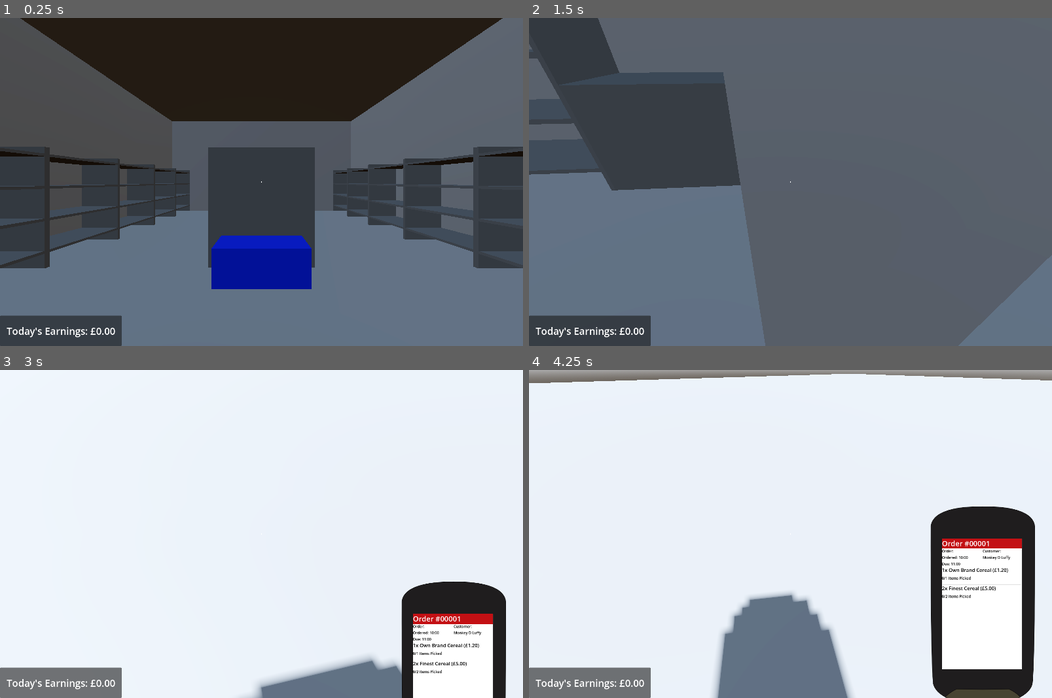
Above: before the commit, frames 1-4 (two rows, left to right).
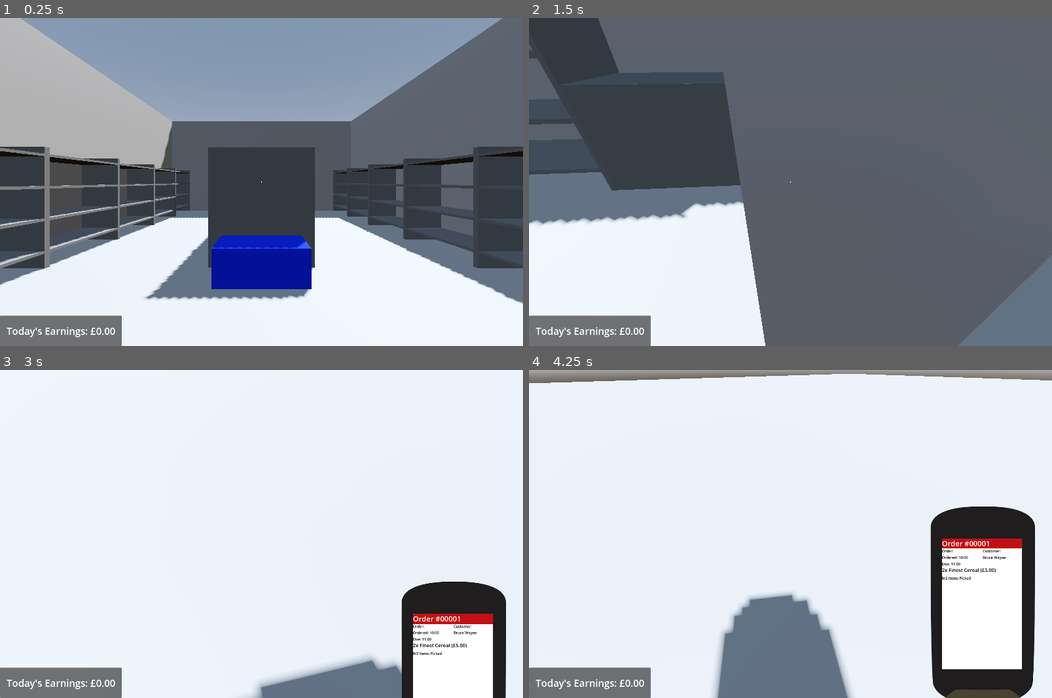
Above: after the commit, the same moments.

Repository: Allus-Interactive/speedy-shopper
Game: Godot game, scene res://game/world/shop/shop.tscn
Same seed, same stepped clock (60 frames per second), same inputs: the game is played once before the commit and once after it.
Inputs (mouse positions are in pixels of both pictures, inside the frame that each line leads up to):
- Up to frame 1 (0.25 s): no input
- Up to frame 2 (1.5 s): tap Enter at 0.5 s; move the mouse to (905, 165) at 0.52 s; hold D (product_rotate_right) 0.53-1.28 s; tap E (interact) at 0.6, 1.35 s; click (905, 165) at 0.67 s; tap Space at 1.25 s; move the mouse to (764, 182) at 1.27 s; hold W (forwards) from 1.28 s (still down)
- Up to frame 3 (3 s): keep holding W (forwards); tap Enter at 2 s; move the mouse to (271, 527) at 2.02 s; hold R (replace) 2.03-2.78 s; tap E (interact) at 2.3 s; move the mouse to (256, 540) at 2.77 s; tap T (toggle_scanner) at 2.85 s; click (256, 540) at 2.92 s
- Up to frame 4 (4.25 s): keep holding W (forwards); tap E (interact) at 3.05, 3.6 s; move the mouse to (827, 537) at 3.52 s

The runs differ from the first frame. In frame 1, 56% of the frame differs, in the area x 0-100%, y 0-100%; in frame 2, 17%; in frame 3, 0.2%; in frame 4, 0.2%.

Commit message:
updated product and order resource structure

Diff:
--- a/godot-project/game/global/job_manager.gd
+++ b/godot-project/game/global/job_manager.gd
@@ -9,77 +9,28 @@
 func _ready() -> void:
 	# Temp set up for available orders
 	# TODO: implement auto generation for orders
+
 	var order_1_item_1 := OrderItemData.new()
-	order_1_item_1.product_name = "Own Brand Cereal"
-	order_1_item_1.barcode_value = 1
-	order_1_item_1.required_quantity = 1
-	order_1_item_1.product_price = 1.20
+	var order_1_product_info := Item.new()
 
-	var order_1_item_2 := OrderItemData.new()
-	order_1_item_2.product_name = "Standard Cereal"
-	order_1_item_2.barcode_value = 2
-	order_1_item_2.required_quantity = 2
-	order_1_item_2.product_price = 1.80
+	order_1_product_info.product_name = "Finest Cereal"
+	order_1_product_info.barcode_value = 3
 
-	var order_1_item_3 := OrderItemData.new()
-	order_1_item_3.product_name = "Finest Cereal"
-	order_1_item_3.barcode_value = 3
-	order_1_item_3.required_quantity = 2
-	order_1_item_3.product_price = 2.50
+	order_1_item_1.product_info = order_1_product_info
+	order_1_item_1.required_quantity = 2
+	order_1_item_1.product_price = 2.50
 
 	var order := OrderData.new()
 	order.shop_name = "ScotMid"
 	order.order_id = 1
-	order.items = [order_1_item_1, order_1_item_3]
+	order.items = [order_1_item_1]
 	order.delivery_address = "Pickup"
-	order.customer = "Monkey D Luffy"
+	order.customer = "Bruce Wayne"
 	order.order_placed = "10:00"
 	order.delivery_time = "11:00"
-	order.price = 8.60
+	order.price = 5
 
 	available_orders.append(order)
-
-	var order_2_item_1 := OrderItemData.new()
-	order_2_item_1.product_name = "Standard Cereal"
-	order_2_item_1.barcode_value = 2
-	order_2_item_1.required_quantity = 2
-	order_2_item_1.product_price = 1.80
-
-	var order_2_item_2 := OrderItemData.new()
-	order_2_item_2.product_name = "Own Brand Cereal"
-	order_2_item_2.barcode_value = 1
-	order_2_item_2.required_quantity = 1
-	order_2_item_2.product_price = 1.20
-
-	var order_2 := OrderData.new()
-	order_2.shop_name = "ScotMid"
-	order_2.order_id = 2
-	order_2.items = [order_2_item_1, order_2_item_2]
-	order_2.delivery_address = "Pickup"
-	order_2.customer = "Bruce Wayne"
-	order_2.order_placed = "11:00"
-	order_2.delivery_time = "12:00"
-	order_2.price = 4.80
-
-	available_orders.append(order_2)
-
-	var order_3_item_1 := OrderItemData.new()
-	order_3_item_1.product_name = "Own Brand Cereal"
-	order_3_item_1.barcode_value = 1
-	order_3_item_1.required_quantity = 1
-	order_3_item_1.product_price = 1.20
-
-	var order_3 := OrderData.new()
-	order_3.shop_name = "ScotMid"
-	order_3.order_id = 3
-	order_3.items = [order_3_item_1]
-	order_3.delivery_address = "Pickup"
-	order_3.customer = "Tony Stark"
-	order_3.order_placed = "13:00"
-	order_3.delivery_time = "14:00"
-	order_3.price = 1.20
-
-	available_orders.append(order_3)
 
 func select_order_by_id(id: int) -> void:
 	for order in available_orders:
--- a/godot-project/game/global/order_manager.gd
+++ b/godot-project/game/global/order_manager.gd
@@ -14,7 +14,7 @@
 	var items: Array[OrderItemData] =  active_order.items
 
 	for item in items:
-		if item.barcode_value == barcode_value:
+		if item.product_info.barcode_value == barcode_value:
 			var required_qty = item.required_quantity
 			var scanned_qty = item.scanned_quantity
 
--- /dev/null
+++ b/godot-project/game/resources/item/item.gd
@@ -0,0 +1,6 @@
+extends Resource
+
+class_name Item
+
+@export var product_name: String
+@export var barcode_value: int
--- /dev/null
+++ b/godot-project/game/resources/item/resources/finest_brand_cereal.tres
@@ -0,0 +1,9 @@
+[gd_resource type="Resource" script_class="Item" format=3 uid="uid://yply6q8k047l"]
+
+[ext_resource type="Script" uid="uid://siedaem41o6s" path="res://game/resources/item/item.gd" id="1_21xmg"]
+
+[resource]
+script = ExtResource("1_21xmg")
+product_name = "Finest Cereal"
+barcode_value = 3
+metadata/_custom_type_script = "uid://siedaem41o6s"
--- /dev/null
+++ b/godot-project/game/resources/item/resources/own_brand_cereal.tres
@@ -0,0 +1,9 @@
+[gd_resource type="Resource" script_class="Item" format=3 uid="uid://ctib5xbxn10ty"]
+
+[ext_resource type="Script" uid="uid://siedaem41o6s" path="res://game/resources/item/item.gd" id="1_23lr5"]
+
+[resource]
+script = ExtResource("1_23lr5")
+product_name = "Own Brand Cereal"
+barcode_value = 1
+metadata/_custom_type_script = "uid://siedaem41o6s"
--- /dev/null
+++ b/godot-project/game/resources/item/resources/standard_cereal.tres
@@ -0,0 +1,9 @@
+[gd_resource type="Resource" script_class="Item" format=3 uid="uid://771nmd3su8ww"]
+
+[ext_resource type="Script" uid="uid://siedaem41o6s" path="res://game/resources/item/item.gd" id="1_ajye3"]
+
+[resource]
+script = ExtResource("1_ajye3")
+product_name = "Standard Cereal"
+barcode_value = 2
+metadata/_custom_type_script = "uid://siedaem41o6s"
--- a/godot-project/game/resources/orders/order_item_data.gd
+++ b/godot-project/game/resources/orders/order_item_data.gd
@@ -2,8 +2,7 @@
 
 class_name OrderItemData
 
-@export var product_name: String = ""
-@export var barcode_value: int = 0
+@export var product_info: Item
 @export var required_quantity: int = 1
 @export var scanned_quantity: int = 0
 @export var product_price: float = 0
--- a/godot-project/game/resources/products/placeholder/product_placeholder.gd
+++ b/godot-project/game/resources/products/placeholder/product_placeholder.gd
@@ -24,19 +24,19 @@
 	if product_data == null:
 		return "Press E to inspect"
 
-	return "%s\nPress E to inspect" % product_data.product_name
+	return "%s\nPress E to inspect" % product_data.product_info.product_name
 
 func on_barcode_clicked() -> bool:
 	if product_data == null:
 		return false
 
-	var success = TheOrderManager.scan_product(product_data.barcode_value)
+	var success = TheOrderManager.scan_product(product_data.product_info.barcode_value)
 
 	if success:
-		print("Scanned: ", product_data.product_name)
+		print("Scanned: ", product_data.product_info.product_name)
 		return true
 	else:
-		print("Failed to scan item or already scanned: ", product_data.product_name)
+		print("Failed to scan item or already scanned: ", product_data.product_info.product_name)
 		return false
 
 func _rebuild() -> void:
@@ -170,7 +170,7 @@
 		barcode_root.add_child(stripe)
 
 func _setup_label(size: Vector3) -> void:
-	label_3d.text = product_data.product_name
+	label_3d.text = product_data.product_info.product_name
 
 	# Put the label near the front face of the box
 	label_3d.position = Vector3(
--- a/godot-project/game/resources/products/placeholder/resources/finest_brand_cereal.tres
+++ b/godot-project/game/resources/products/placeholder/resources/finest_brand_cereal.tres
@@ -1,15 +1,14 @@
 [gd_resource type="Resource" script_class="Product" format=3 uid="uid://s2w5b4bb6gcd"]
 
-[ext_resource type="Texture2D" uid="uid://c5ry4gryg8cwx" path="res://assets/barcodes/temp.jpg" id="1_ucvlv"]
+[ext_resource type="Texture2D" uid="uid://n5rta5y5njne" path="res://assets/barcodes/barcode.png" id="1_xmccu"]
+[ext_resource type="Resource" uid="uid://yply6q8k047l" path="res://game/resources/item/resources/finest_brand_cereal.tres" id="2_nqu3w"]
 [ext_resource type="Script" uid="uid://c485xiqer6nrc" path="res://game/resources/products/product.gd" id="2_xmccu"]
 
 [resource]
 script = ExtResource("2_xmccu")
-product_name = "Finest  Cereal"
-barcode_value = 3
+product_info = ExtResource("2_nqu3w")
 placeholder_size = Vector3(0.3, 0.5, 0.2)
 shelf_offset = Vector3(0, 0.25, 0)
 product_colour = Color(0.14117648, 0.23529412, 0.6509804, 1)
 barcode_offset = Vector3(0.07, -0.17, 0)
-barcode_image = ExtResource("1_ucvlv")
 metadata/_custom_type_script = "uid://c485xiqer6nrc"
--- a/godot-project/game/resources/products/placeholder/resources/own_brand_cereal.tres
+++ b/godot-project/game/resources/products/placeholder/resources/own_brand_cereal.tres
@@ -1,11 +1,11 @@
 [gd_resource type="Resource" script_class="Product" format=3 uid="uid://cwcswyx1gpss5"]
 
+[ext_resource type="Resource" uid="uid://ctib5xbxn10ty" path="res://game/resources/item/resources/own_brand_cereal.tres" id="1_2uk4n"]
 [ext_resource type="Script" uid="uid://c485xiqer6nrc" path="res://game/resources/products/product.gd" id="1_fy8yc"]
 
 [resource]
 script = ExtResource("1_fy8yc")
-product_name = "Own Brand Cereal"
-barcode_value = 1
+product_info = ExtResource("1_2uk4n")
 placeholder_size = Vector3(0.3, 0.4, 0.2)
 shelf_offset = Vector3(0, 0.2, 0)
 barcode_offset = Vector3(-0.07, -0.12, 0)
--- a/godot-project/game/resources/products/placeholder/resources/standard_brand_cereal.tres
+++ b/godot-project/game/resources/products/placeholder/resources/standard_brand_cereal.tres
@@ -1,11 +1,11 @@
 [gd_resource type="Resource" script_class="Product" format=3 uid="uid://bnc10fdwnxv"]
 
+[ext_resource type="Resource" uid="uid://771nmd3su8ww" path="res://game/resources/item/resources/standard_cereal.tres" id="1_1t3t3"]
 [ext_resource type="Script" uid="uid://c485xiqer6nrc" path="res://game/resources/products/product.gd" id="2_6fqxl"]
 
 [resource]
 script = ExtResource("2_6fqxl")
-product_name = "Standard  Cereal"
-barcode_value = 2
+product_info = ExtResource("1_1t3t3")
 placeholder_size = Vector3(0.3, 0.5, 0.2)
 shelf_offset = Vector3(0, 0.25, 0)
 product_colour = Color(0.925633, 0.74678856, 0.35008782, 1)
--- a/godot-project/game/resources/products/product.gd
+++ b/godot-project/game/resources/products/product.gd
@@ -2,8 +2,7 @@
 
 class_name Product
 
-@export var product_name: String
-@export var barcode_value: int
+@export var product_info: Item
 @export var inspect_rotation_speed: float = 0.01
 
 @export var placeholder_size: Vector3 = Vector3(0.3, 0.3, 0.2)
@@ -17,4 +16,4 @@
 @export var barcode_size: Vector2 = Vector2(0.12, 0.08)
 @export var barcode_offset: Vector3 = Vector3.ZERO
 
-@export var barcode_image: CompressedTexture2D
+@export var barcode_image: CompressedTexture2D = preload("res://assets/barcodes/barcode.png")
--- a/godot-project/game/ui/scanner/scanner_ui.gd
+++ b/godot-project/game/ui/scanner/scanner_ui.gd
@@ -124,7 +124,7 @@
 	for item in items:
 		var row: ItemLabel = item_label_scene.instantiate()
 
-		var item_name: String = item.product_name
+		var item_name: String = item.product_info.product_name
 		var required_qty: int = item.required_quantity
 		var scanned_qty: int = item.scanned_quantity
 		var price: float = item.product_price
--- a/godot-project/game/world/shop/shop.tscn
+++ b/godot-project/game/world/shop/shop.tscn
@@ -148,6 +148,7 @@
 
 [node name="Ceiling" type="StaticBody3D" parent="Building" unique_id=167690750]
 transform = Transform3D(-4.371139e-08, 0, 1, 0, 1, 0, -1, 0, -4.371139e-08, -5.5, 5.5, -5)
+visible = false
 
 [node name="MeshInstance3D" type="MeshInstance3D" parent="Building/Ceiling" unique_id=1768445279]
 mesh = SubResource("BoxMesh_4k7rs")
Binary file added: godot-project/assets/barcodes/barcode.png
Not shown, changed: godot-project/assets/barcodes/barcode.png.import
Binary file removed: godot-project/assets/barcodes/temp.jpg
Not shown, added: godot-project/game/resources/item/item.gd.uid
